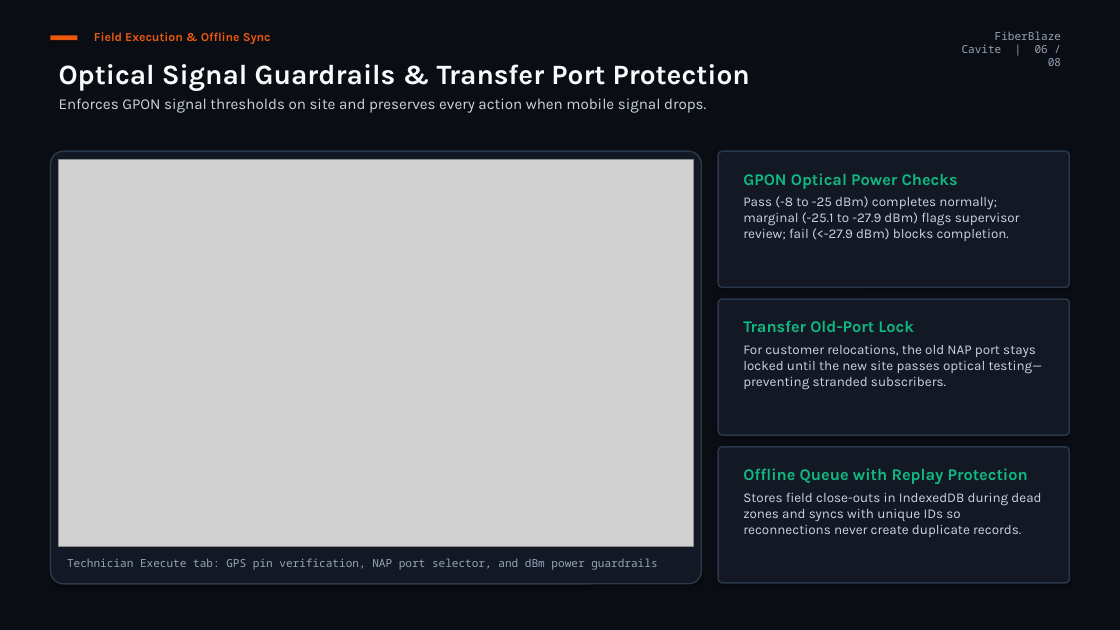
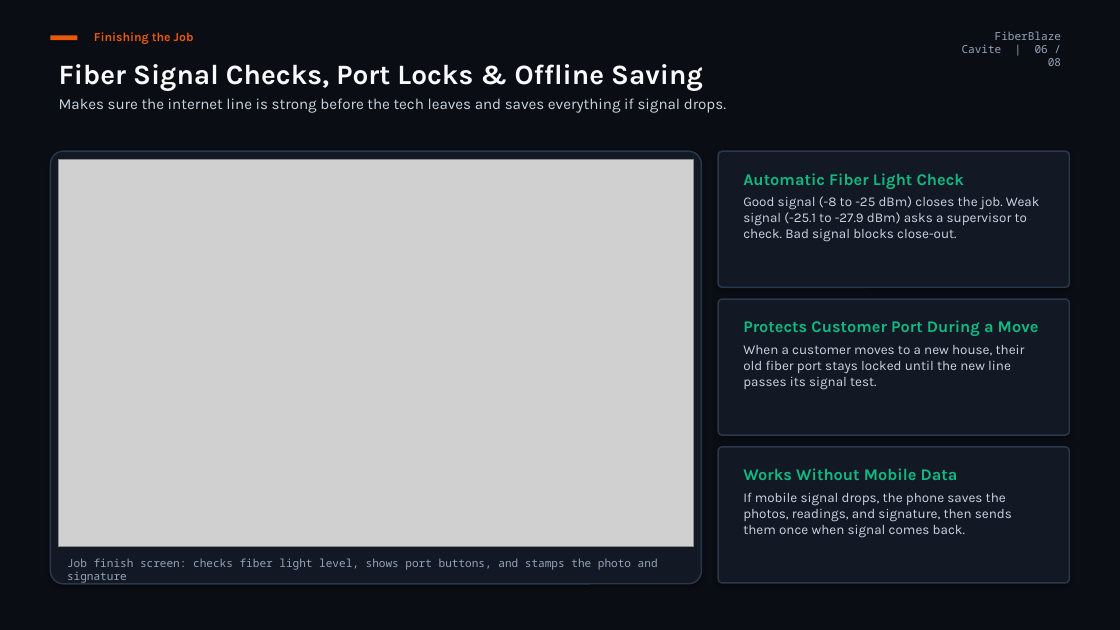
Before and after one commit to 4xachi/wfm, a slide deck: slide 6 of FiberBlaze_Cavite_WFM_Executive_Board_Presentation.pptx. Drawn at 1120x630 pixels with LibreOffice and Linux fonts; fonts in the diff are those of the drawing; grey boxes stand for pictures. Boxes give left, top, right and bottom in pixels: in the first picture for what was removed or moved away, otherwise in the second. Text is boxed around its words. In the diff, an @@ line names an element or a change of style, - is before the commit and + after.

Commit message:
docs(pptx): rewrite board presentation in plain everyday English

```diff
--- a/FiberBlaze_Cavite_WFM_Executive_Board_Presentation.pptx
+++ b/FiberBlaze_Cavite_WFM_Executive_Board_Presentation.pptx
@@ text at bbox=[94, 32, 194, 44]: text changed @@
-Field Execution & Offline Sync
+Finishing the Job
@@ text at bbox=[59, 64, 726, 113]: text changed @@
-Optical Signal Guardrails & Transfer Port Protection
-Enforces GPON signal thresholds on site and preserves every action when mobile signal drops.
+Fiber Signal Checks, Port Locks & Offline Saving
+Makes sure the internet line is strong before the tech leaves and saves everything if signal drops.
@@ text at bbox=[743, 173, 1039, 242]: text changed @@
-GPON Optical Power Checks
-Pass (-8 to -25 dBm) completes normally; marginal (-25.1 to -27.9 dBm) flags supervisor review; fail (<-27.9 dBm) blocks completion.
+Automatic Fiber Light Check
+Good signal (-8 to -25 dBm) closes the job. Weak signal (-25.1 to -27.9 dBm) asks a supervisor to check. Bad signal blocks close-out.
@@ text at bbox=[743, 320, 1039, 390]: text changed @@
-Transfer Old-Port Lock
-For customer relocations, the old NAP port stays locked until the new site passes optical testing—preventing stranded subscribers.
+Protects Customer Port During a Move
+When a customer moves to a new house, their old fiber port stays locked until the new line passes its signal test.
@@ text at bbox=[743, 468, 1012, 537]: text changed @@
-Offline Queue with Replay Protection
-Stores field close-outs in IndexedDB during dead zones and syncs with unique IDs so reconnections never create duplicate records.
+Works Without Mobile Data
+If mobile signal drops, the phone saves the photos, readings, and signature, then sends them once when signal comes back.
@@ text at bbox=[67, 558, 658, 583]: text changed @@
-Technician Execute tab: GPS pin verification, NAP port selector, and dBm power guardrails
+Job finish screen: checks fiber light level, shows port buttons, and stamps the photo and signature
```
Also in this commit, not shown: 7 other slides changed, 1 other file.
